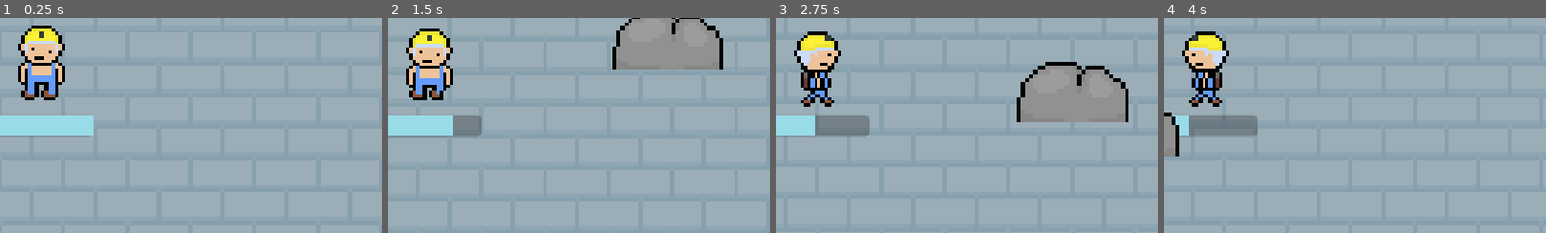
Above: before the commit, frames 1-4 (left to right).
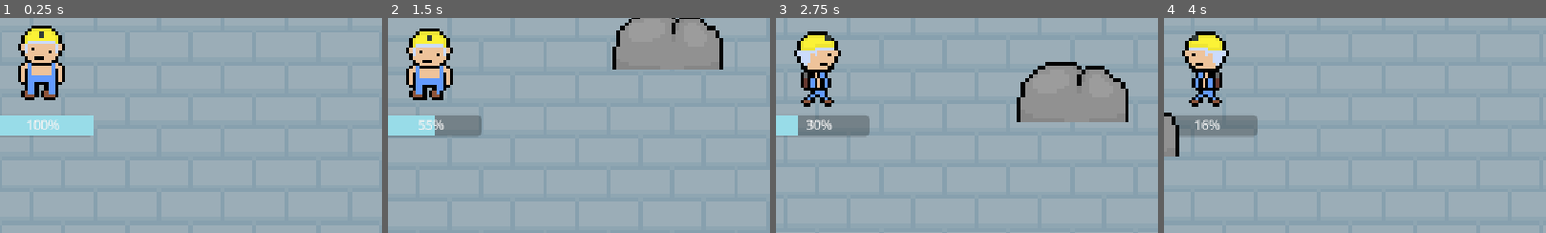
Above: after the commit, the same moments.

Repository: needaschoolproxy/Test-game
Game: Godot game, scene res://scenes/mainscene.tscn
Same seed, same stepped clock (60 frames per second), same inputs: the game is played once before the commit and once after it.
Inputs (mouse positions are % of the whole screen's width and height, from its top left):
- Up to frame 1 (0.25 s): no input
- Up to frame 2 (1.5 s): move the mouse to (72, 45) at 0.52 s; hold D (right) 0.53-1.28 s; hold Shift (sprint) 0.53-1.28 s; move the mouse to (30, 55) at 1.27 s; hold S (down) from 1.28 s (still down); tap Shift (sprint) at 1.35 s
- Up to frame 3 (2.75 s): move the mouse to (60, 28) at 2.02 s; release S (down) at 2.03 s; hold D (right) from 2.03 s (still down); hold Shift (sprint) from 2.03 s (still down); click (60, 28) at 2.1 s
- Up to frame 4 (4 s): move the mouse to (45, 70) at 2.77 s; release D (right) at 2.78 s; release Shift (sprint) at 2.78 s; hold W (up) 2.78-3.53 s; tap Shift (sprint) at 2.85 s; move the mouse to (80, 65) at 3.52 s; hold A (left) from 3.53 s (still down); hold Shift (sprint) from 3.53 s (still down)
The pictures show only the part of the screen within x 45-95%, y 38-88%; the shares and areas given below are measured in that part.

The runs differ from the first frame. In frame 1, 0.2% of the frame differs, in the area x 7-16%, y 47-52%; in frame 2, 0.6%, in the area x 8-17%, y 45-55%; in frame 3, 0.6%; in frame 4, 0.5%.

Commit message:
sprint fix

Diff:
--- a/scenes/maincharacter.tscn
+++ b/scenes/maincharacter.tscn
@@ -379,7 +379,6 @@
 scale = Vector2(0.4, 0.4)
 theme_override_styles/fill = SubResource("StyleBoxFlat_7bx0f")
 rounded = true
-show_percentage = false
 script = ExtResource("4_7qgm7")
 
 [connection signal="body_entered" from="Area2D" to="." method="_on_area_2d_body_entered"]
--- a/scenes/progress_bar.gd
+++ b/scenes/progress_bar.gd
@@ -3,5 +3,5 @@
 @onready var player: CharacterBody2D = $"../.."
 
 # Called every frame. 'delta' is the elapsed time since the previous frame.
-func _process(delta: float) -> void:
+func _process(_delta: float) -> void:
 	value = player.stamina
--- a/scripts/maincharacter.gd
+++ b/scripts/maincharacter.gd
@@ -39,7 +39,7 @@
 		input.y += 1
 	if Input.is_action_pressed("up"):
 		input.y -= 1
-	if Input.is_action_pressed("sprint"):
+	if Input.is_action_pressed("sprint") and stamina > 0:
 		SPEED = 300
 		stamina -= 1
 	else: SPEED = 200
@@ -119,6 +119,6 @@
 	if pickup_label:
 		pickup_label.text = str(pickup_count)
 
-func _process(delta: float) -> void:
-	if not Input.is_action_pressed("sprint"):
+func _process(_delta: float) -> void:
+	if not Input.is_action_pressed("sprint") and stamina < 100:
 		stamina += 0.5
